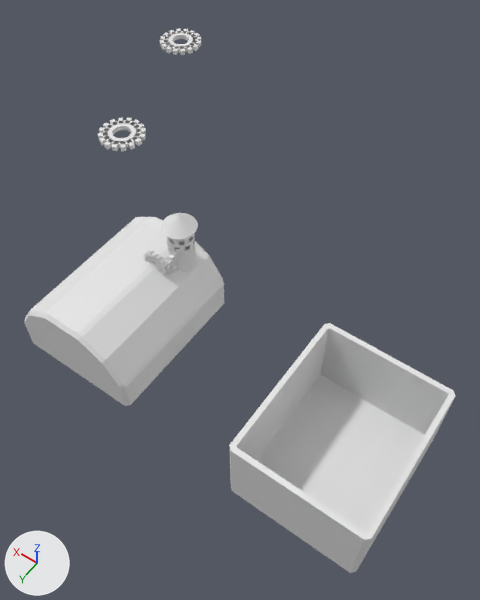
An edit to the Blender file treasure_cheast_sonny_donaldson_01.blend, drawn before and after from the same camera.
Rendered twice from a 50 mm camera at (-8.61, 5.1, 9.99) aimed at (-3.84, -1.59, -0.51). Every picture has the same lights, and +X, +Y and +Z are marked at lower left. The first picture is the older version.
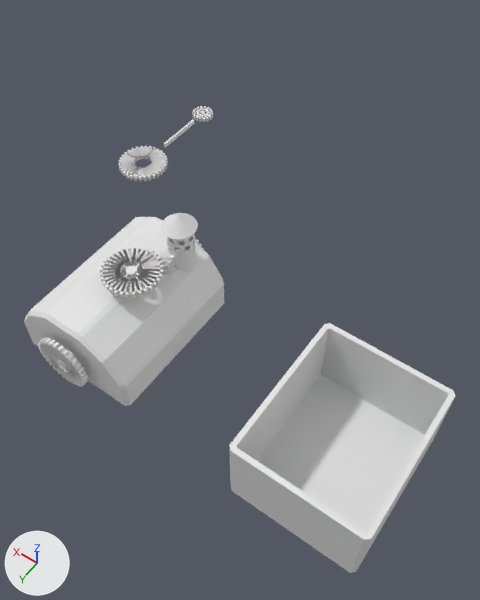
Where the change shows, as pixel boxes [x1, y1, x2, y2] in the pictures (480 x 600 px):
'Cube.003', added: after [100, 246, 164, 298]
'Cylinder.004', reshaped, moved, turned, rescaled: before [98, 117, 146, 151]; after [38, 337, 88, 386]
'Cylinder.009', added: after [118, 146, 168, 181]
'Cylinder.002', moved, turned, rescaled (mostly hidden afterwards): before [160, 29, 202, 55]; after [153, 251, 168, 275]
'Cylinder.003', moved, turned: before [165, 248, 180, 275]; after [192, 106, 213, 122]
'Cylinder.001', reshaped, moved, rescaled (mostly hidden afterwards): before [144, 250, 168, 275]; after [194, 236, 202, 246]
'Cube.002', added: after [164, 120, 195, 148]
part 1 of me_cylinder_014, deleted: before [135, 133, 146, 141]
part 2 of me_cylinder_014, deleted: before [112, 141, 119, 151]
part 3 of me_cylinder_014, reshaped: before [98, 117, 146, 151]; after [38, 337, 88, 386]

What the commit changed:
me_cylinder_012 is used by ob_cylinder_001; location (-2.73, -0.51, 0.87); rotation (1.571, 1.571, 0.0), in degrees (90, 90, 0); scale (0.2, 0.2, 0.05).
me_cylinder_012 had 288 vertices, 180 faces and spanned x -1.25..1.25, y -1.25..1.25, z -1.0..1.0.
me_cylinder_012 now has 533 vertices, 307 faces and spans x -5.5..5.5, y -5.5..5.5, z -0.67..1.01.
me_cylinder_012 part 4: 216 vertices removed from x -1.25..1.25, y -1.25..1.25, z -1.0..1.0; 485 vertices added at x -5.5..5.5, y -5.5..5.5, z -0.67..1.01.
Other edits to the shape of me_cylinder_012 do not show in these pictures.
me_cylinder_014 is used by ob_cylinder_004; location (0.06, -2.77, 1.05); scale (0.4, 0.4, 0.05).
me_cylinder_014 had 288 vertices, 180 faces and spanned x -1.25..1.25, y -1.25..1.25, z -1.0..1.0.
me_cylinder_014 now has 533 vertices, 307 faces and spans x -5.5..5.5, y -5.5..5.5, z -0.67..1.01.
me_cylinder_014 part 1: the loose piece of 10 vertices spanning x -1.2..-0.63, y -0.59..-0.17, z -1.0..1.0 is deleted.
me_cylinder_014 part 2: the loose piece of 10 vertices spanning x -0.59..-0.17, y 0.63..1.2, z -1.0..1.0 is deleted.
me_cylinder_014 part 3: 216 vertices removed from x -1.25..1.25, y -1.25..1.25, z -1.0..1.0; 485 vertices added at x -5.5..5.5, y -5.5..5.5, z -0.67..1.01.
Other edits to the shape of me_cylinder_014 do not show in these pictures.
Mesh me_cube_027 is new.
It has 536 vertices, 309 faces and spans x -44.0..44.0, y -1.0..1.0, z -12.9..2.0.
Mesh me_cube_026 is new.
It is a box spanning x -1.0..1.0, y -1.0..1.0, z -1.0..1.0.
Mesh me_cylinder_017 is new.
It has 448 vertices, 258 faces and spans x -1.1..1.1, y -1.1..1.1, z -1.0..1.0.
Object 'Cylinder.002' (ob_cylinder_002) moves from (1.21, -6.19, 1.12) to (-2.73, -0.51, 0.87).
Object 'Cylinder.002' (ob_cylinder_002) turns from (0, 0, 0) to (90, 90, 0) degrees about x, y and z.
Object 'Cylinder.002' (ob_cylinder_002) is rescaled from (0.4, 0.4, 0.05) to (0.2, 0.2, 0.05).
Object 'Cylinder.001' (ob_cylinder_001) moves from (-2.73, -0.51, 0.87) to (-2.33, -1.6, 0.0).
Object 'Cylinder.001' (ob_cylinder_001) is rescaled from (0.2, 0.2, 0.05) to (0.1, 0.1, 0.15).
Object 'Cylinder.003' (ob_cylinder_003) turns from (0, 90, 0) to (0, 0, 0) degrees about x, y and z.
Object 'Cylinder.003' (ob_cylinder_003) moves from (-2.97, -0.77, 0.82) to (0.0, -5.41, 0.0).
Object 'Cylinder.004' (ob_cylinder_004) moves from (0.06, -2.77, 1.05) to (-2.33, 1.6, 0.0).
Object 'Cylinder.004' (ob_cylinder_004) turns from (0, 0, 0) to (270, 0, 0) degrees about x, y and z.
Object 'Cylinder.004' (ob_cylinder_004) is rescaled from (0.4, 0.4, 0.05) to (-0.1, -0.1, 0.15).
Object 'Cube.003' (ob_cube_003) is new; it shows me_cube_027.
Its location is (-2.68, 0.04, 1.12).
Its scale is (0.0125, 0.55, 0.025).
Object 'Cube.002' (ob_cube_002) is new; it shows me_cube_026.
Its location is (0.0, -4.5, 0.0).
Its scale is (0.025, 0.55, 0.05).
Object 'Cylinder.009' (ob_cylinder_009) is new; it shows me_cylinder_017.
Its location is (0.0, -3.19, 0.0).
Its scale is (0.5, 0.5, 0.05).
